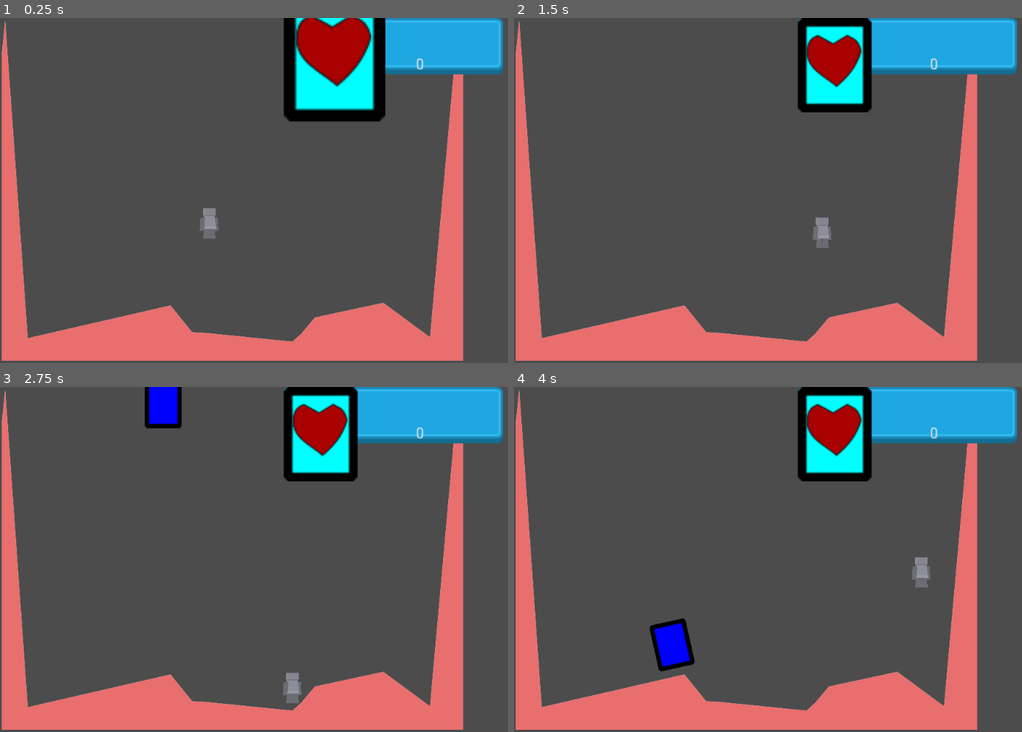
Above: before the commit, frames 1-4 (two rows, left to right).
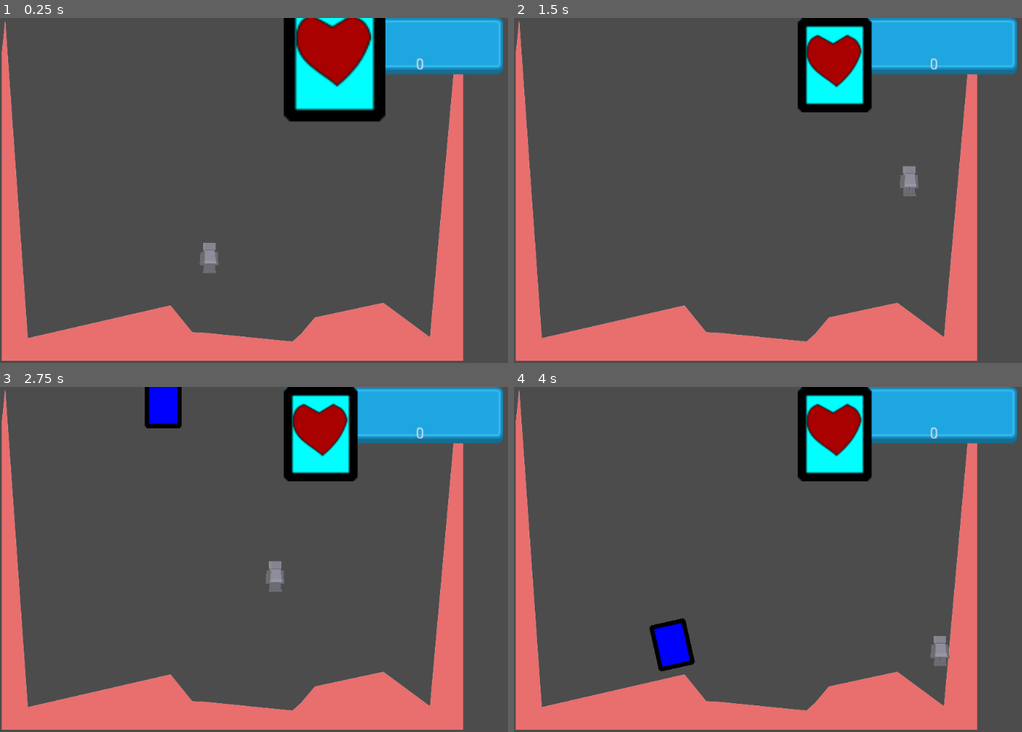
Above: after the commit, the same moments.

Repository: The-Godot-Jamers/LD42
Game: Godot game, scene res://scenes/container.tscn
The game is run twice, just before and just after one commit, with the same random seed, the same clock (stepped at 60 frames per second) and the same inputs.
Inputs:
- Up to frame 1 (0.25 s): no input
- Up to frame 2 (1.5 s): hold Right (ui_right) from 0.53 s (still down); tap Up (ui_up) at 0.6, 0.77, 1.07, 1.35 s
- Up to frame 3 (2.75 s): tap Up (ui_up) at 1.52, 1.82, 2.1 s; release Right (ui_right) at 2.03 s; hold Left (ui_left) from 2.03 s (still down)
- Up to frame 4 (4 s): release Left (ui_left) at 2.78 s; hold Right (ui_right) from 2.78 s (still down); tap Up (ui_up) at 2.85, 3.02, 3.32, 3.6, 3.77 s

The runs differ from the first frame. In frame 1, 0.5% of the frame differs, in the area x 39-44%, y 55-74%; in frame 2, 0.5%; in frame 3, 0.5%, in the area x 52-60%, y 50-92%; in frame 4, 0.5%.

Commit message:
started mobile port etc.

Diff:
--- a/scenes/GUI.tscn
+++ b/scenes/GUI.tscn
@@ -1,8 +1,11 @@
-[gd_scene load_steps=5 format=2]
+[gd_scene load_steps=8 format=2]
 
 [ext_resource path="res://scripts/GUI.gd" type="Script" id=1]
 [ext_resource path="res://gfx/blue_button02.png" type="Texture" id=2]
 [ext_resource path="res://gfx/Goodgame.png" type="Texture" id=3]
+[ext_resource path="res://gfx/mobile/blue_sliderLeft.png" type="Texture" id=4]
+[ext_resource path="res://gfx/mobile/blue_sliderRight.png" type="Texture" id=5]
+[ext_resource path="res://gfx/mobile/blue_sliderUp.png" type="Texture" id=6]
 
 [sub_resource type="Animation" id=1]
 
@@ -35,7 +38,7 @@
 "values": [ Vector2( 0, 0 ), Vector2( 0, -30 ), Vector2( 0, 0 ) ]
 }
 
-[node name="GUI" type="CanvasLayer"]
+[node name="GUI" type="CanvasLayer" index="0"]
 
 layer = 1
 offset = Vector2( 0, 0 )
@@ -130,3 +133,99 @@
 playback_speed = 1.0
 anims/bling = SubResource( 1 )
 blend_times = [  ]
+
+[node name="mobile" type="Control" parent="." index="2"]
+
+visible = false
+anchor_left = 0.0
+anchor_top = 0.0
+anchor_right = 1.0
+anchor_bottom = 1.0
+rect_pivot_offset = Vector2( 0, 0 )
+rect_clip_content = false
+mouse_filter = 0
+mouse_default_cursor_shape = 0
+size_flags_horizontal = 1
+size_flags_vertical = 1
+_sections_unfolded = [ "Visibility" ]
+
+[node name="left" type="TextureButton" parent="mobile" index="0"]
+
+anchor_left = 0.0
+anchor_top = 0.0
+anchor_right = 0.0
+anchor_bottom = 0.0
+margin_left = 5.0
+margin_top = 500.0
+margin_right = 45.0
+margin_bottom = 540.0
+rect_scale = Vector2( 2, 2 )
+rect_pivot_offset = Vector2( 0, 0 )
+rect_clip_content = false
+focus_mode = 2
+mouse_filter = 0
+mouse_default_cursor_shape = 0
+size_flags_horizontal = 1
+size_flags_vertical = 1
+toggle_mode = false
+enabled_focus_mode = 2
+shortcut = null
+group = null
+texture_normal = ExtResource( 4 )
+_sections_unfolded = [ "Rect", "Textures" ]
+
+[node name="right" type="TextureButton" parent="mobile" index="1"]
+
+anchor_left = 0.0
+anchor_top = 0.0
+anchor_right = 0.0
+anchor_bottom = 0.0
+margin_left = 90.0
+margin_top = 500.0
+margin_right = 130.0
+margin_bottom = 540.0
+rect_scale = Vector2( 2, 2 )
+rect_pivot_offset = Vector2( 0, 0 )
+rect_clip_content = false
+focus_mode = 2
+mouse_filter = 0
+mouse_default_cursor_shape = 0
+size_flags_horizontal = 1
+size_flags_vertical = 1
+toggle_mode = false
+enabled_focus_mode = 2
+shortcut = null
+group = null
+texture_normal = ExtResource( 5 )
+_sections_unfolded = [ "Rect", "Textures" ]
+
+[node name="up" type="TextureButton" parent="mobile" index="2"]
+
+anchor_left = 0.0
+anchor_top = 0.0
+anchor_right = 0.0
+anchor_bottom = 0.0
+margin_left = 900.0
+margin_top = 500.0
+margin_right = 940.0
+margin_bottom = 542.0
+rect_scale = Vector2( 2, 2 )
+rect_pivot_offset = Vector2( 0, 0 )
+rect_clip_content = false
+focus_mode = 2
+mouse_filter = 0
+mouse_default_cursor_shape = 0
+size_flags_horizontal = 1
+size_flags_vertical = 1
+toggle_mode = false
+enabled_focus_mode = 2
+shortcut = null
+group = null
+texture_normal = ExtResource( 6 )
+_sections_unfolded = [ "Rect", "Textures" ]
+
+[connection signal="pressed" from="mobile/left" to="." method="_on_left_pressed"]
+
+[connection signal="pressed" from="mobile/right" to="." method="_on_right_pressed"]
+
+[connection signal="pressed" from="mobile/up" to="." method="_on_up_pressed"]
--- a/scenes/Player.tscn
+++ b/scenes/Player.tscn
@@ -31,6 +31,10 @@
 __meta__ = {
 "_edit_group_": true
 }
+speed = 380
+motion = Vector2( 0, 0 )
+jump_height = -1000
+gravity = 2400
 
 [node name="AnimatedSprite" type="AnimatedSprite" parent="." index="0"]
 
--- a/scenes/container.tscn
+++ b/scenes/container.tscn
@@ -36,6 +36,10 @@
 [node name="Player" parent="." index="1" instance=ExtResource( 3 )]
 
 position = Vector2( 363.435, 336.842 )
+speed = 380
+motion = Vector2( 0, 0 )
+jump_height = -1000
+gravity = 2400
 
 [node name="Timer" type="Timer" parent="." index="2"]
 
--- a/scenes/game.tscn
+++ b/scenes/game.tscn
@@ -80,7 +80,7 @@
 anim_loop = false
 _sections_unfolded = [ "Emission Shape", "Gravity", "Spread" ]
 
-[node name="game" type="RigidBody2D" index="0" groups=[
+[node name="game" type="RigidBody2D" groups=[
 "balls",
 ]]
 
--- a/scripts/GUI.gd
+++ b/scripts/GUI.gd
@@ -3,3 +3,13 @@
 func update_gui(value):
 	$TextureRect/HBoxContainer/Label.text = str(value)
 	$AnimationPlayer.play("bling")
+
+func _on_left_pressed():
+	Input.action_press("ui_left")
+
+
+func _on_right_pressed():
+	Input.action_press("ui_right")
+
+func _on_up_pressed():
+	Input.action_press("ui_up")
--- a/scripts/Globals.gd
+++ b/scripts/Globals.gd
@@ -5,6 +5,10 @@
 func _ready():
 	GUI.update_gui(score)
 	randomize()
+	if OS.get_name() == "Android":
+		pass
+	else:
+		pass
 
 func _input(event):
 	if Input.is_action_just_pressed("ui_cancel"):
--- a/scripts/Player.gd
+++ b/scripts/Player.gd
@@ -1,27 +1,38 @@
 extends KinematicBody2D
 
 const UP = Vector2(0,-1)
-var speed = 180
-var movement = Vector2()
-var jump_height = -500
+export var speed = 380
+export var motion = Vector2()
+export var jump_height = -1000
+export var gravity = 2400
 
 
 
 
 func _physics_process(delta):
+	fall(delta)
+	run()
+	jump()
+	motion = move_and_slide(motion,UP,5,4,1.308996939) # extra arguments for better scaling slopes
 
-	movement.y += 10
-	if Input.is_action_pressed("ui_right"):
-		movement.x = speed
+func fall(delta):
+	if is_on_floor() or is_on_ceiling():
+		motion.y = 0
+	else:
+		motion.y += gravity * delta
+
+func run():
+	if Input.is_action_pressed("ui_right") and not Input.is_action_pressed("ui_left"):
+		motion.x = speed
 		$AnimatedSprite.flip_h = false
-	elif Input.is_action_pressed("ui_left"):
-		movement.x = -speed
+	elif Input.is_action_pressed("ui_left") and not Input.is_action_pressed("ui_right"):
+		motion.x = -speed
 		$AnimatedSprite.flip_h = false
 	else:
-		movement.x = 0
+		motion.x = 0
 
+func jump():
 	if is_on_floor():
 		if Input.is_action_just_pressed("ui_up"):
-			movement.y = jump_height
+			motion.y = jump_height
 			$AudioStreamPlayer.play()
-	movement = move_and_slide(movement,UP)
Binary file added: gfx/mobile/blue_sliderLeft.png
Not shown, added: gfx/mobile/blue_sliderLeft.png.import
Binary file added: gfx/mobile/blue_sliderRight.png
Not shown, added: gfx/mobile/blue_sliderRight.png.import
Binary file added: gfx/mobile/blue_sliderUp.png
Not shown, added: gfx/mobile/blue_sliderUp.png.import
